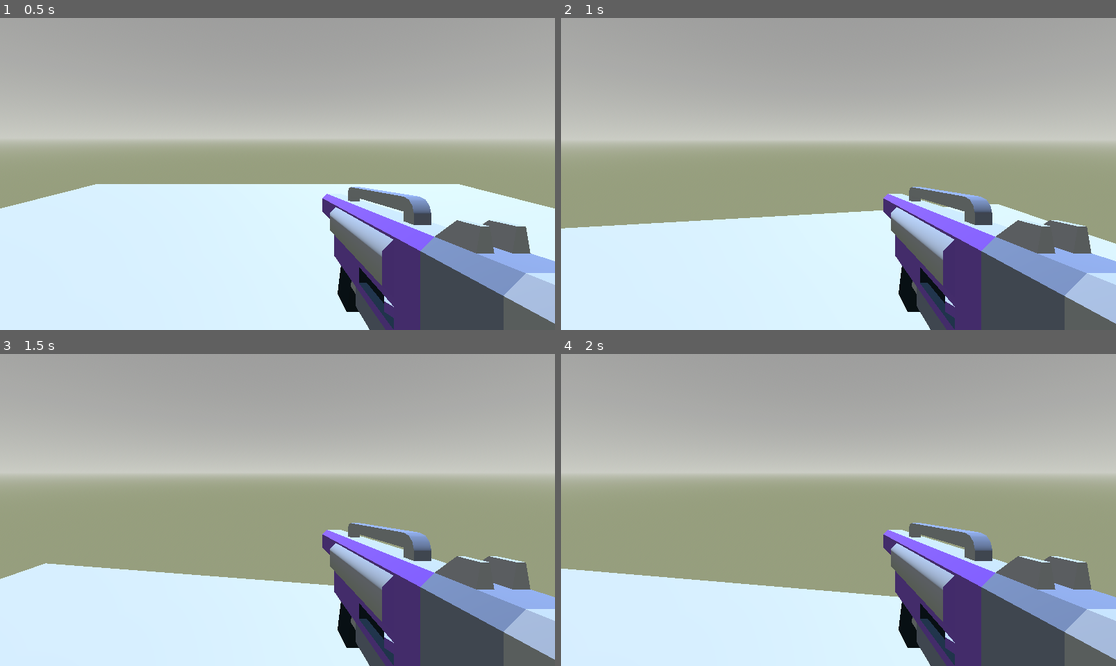
Above: before the commit, frames 1-4 (two rows, left to right).
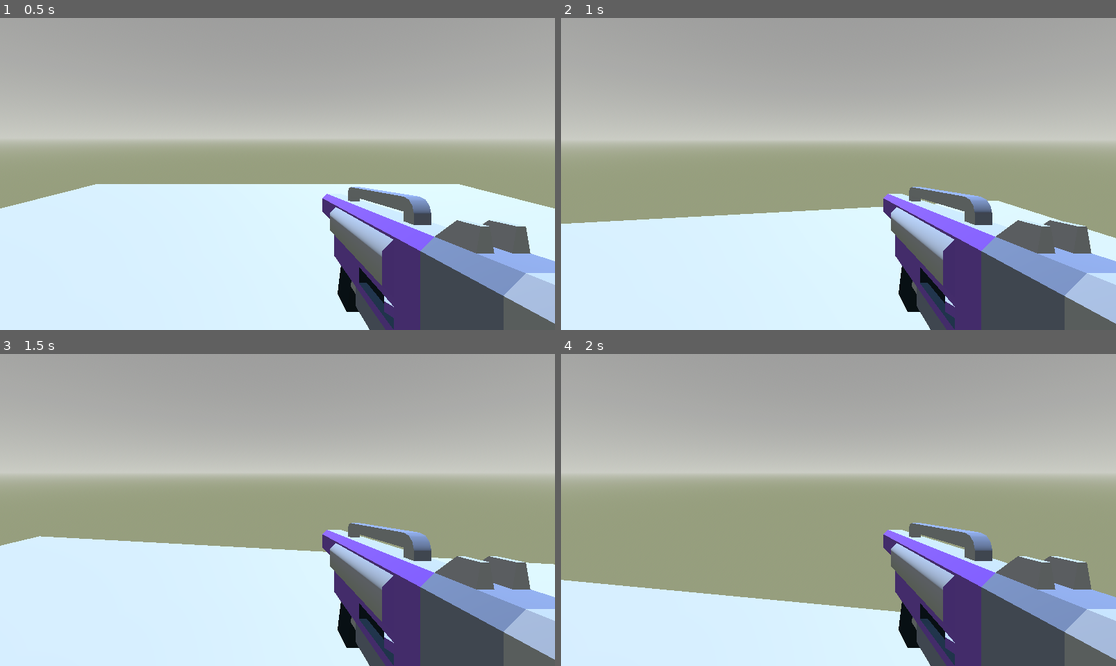
Above: after the commit, the same moments.

Repository: KeefirKeefir/GameJam24
Game: Godot game, scene res://scenes/floor.tscn
Two runs of this game, one before a commit and one after it. Both use one fixed random seed, a clock stepped at 60 frames per second and the inputs below.
Inputs (mouse positions are in pixels of both pictures, inside the frame that each line leads up to):
- Up to frame 1 (0.5 s): no input
- Up to frame 2 (1 s): tap Enter at 0.5 s; move the mouse to (866, 174) at 0.52 s; hold W (forward) from 0.53 s (still down); tap Space (jump) at 0.77 s
- Up to frame 3 (1.5 s): keep holding W (forward); move the mouse to (249, 510) at 1.27 s
- Up to frame 4 (2 s): keep holding W (forward); tap Space (jump) at 1.52 s

Frame 1 is identical in both runs. In frame 2, 1.0% of the frame differs, in the area x 0-100%, y 58-73%; in frame 3, 6.3%, in the area x 0-100%, y 58-78%; in frame 4, 2.6%.

Commit message:
changed gravity to 19.8

Diff:
--- a/project.godot
+++ b/project.godot
@@ -42,3 +42,7 @@
 "events": [Object(InputEventKey,"resource_local_to_scene":false,"resource_name":"","device":-1,"window_id":0,"alt_press …(191 unchanged characters)…
 ]
 }
+
+[physics]
+
+3d/default_gravity=19.6
